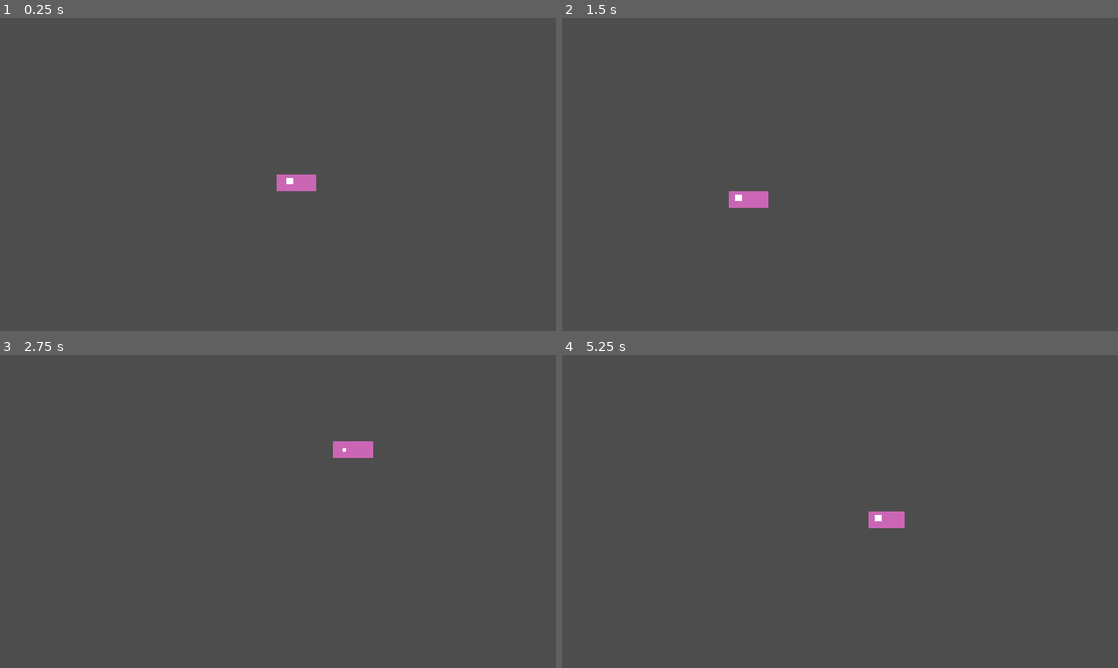
Above: before the commit, frames 1-4 (two rows, left to right).
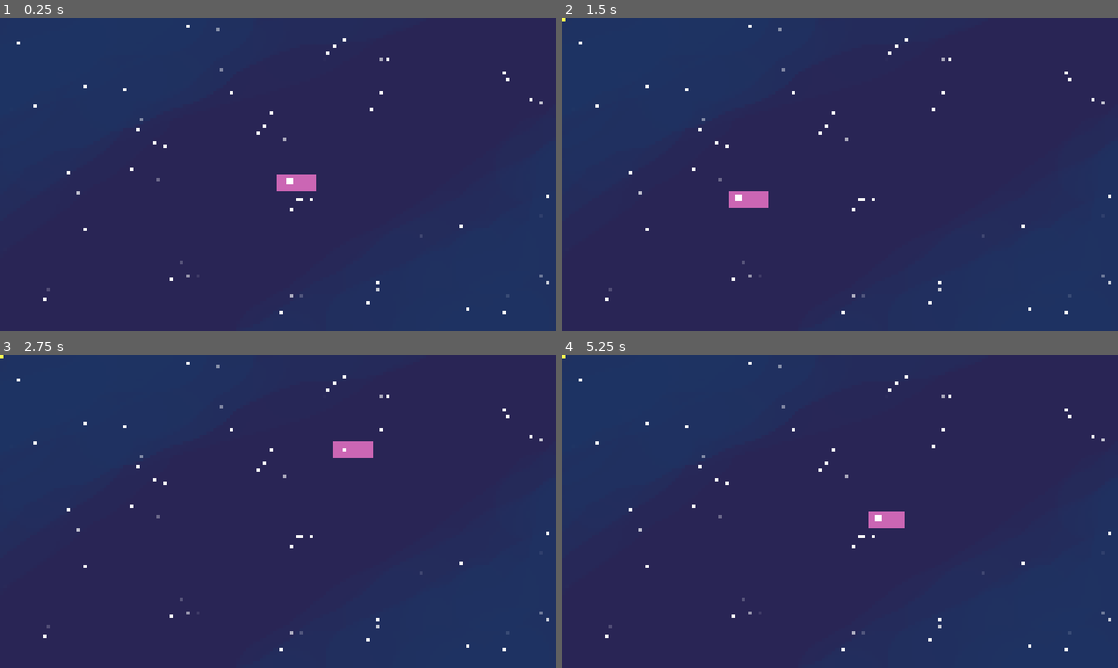
Above: after the commit, the same moments.

Repository: Tass2T/halloween-tireur
Game: Godot game, scene res://game.tscn
The game is run twice, just before and just after one commit, with the same random seed, the same clock (stepped at 60 frames per second) and the same inputs.
Inputs (mouse positions are in pixels of both pictures, inside the frame that each line leads up to):
- Up to frame 1 (0.25 s): no input
- Up to frame 2 (1.5 s): tap Enter at 0.5 s; move the mouse to (962, 158) at 0.52 s; click (962, 158) at 0.6 s; tap Space at 1.25 s; move the mouse to (728, 190) at 1.27 s; click (728, 190) at 1.35 s
- Up to frame 3 (2.75 s): tap Enter at 2 s; move the mouse to (333, 442) at 2.02 s; click (333, 442) at 2.1 s
- Up to frame 4 (5.25 s): tap Space at 2.75, 4.25 s; move the mouse to (812, 574) at 2.77 s; click (812, 574) at 2.85 s; tap Enter at 3.5 s; move the mouse to (1006, 558) at 3.52 s; click (1006, 558) at 3.6 s; move the mouse to (673, 464) at 4.27 s; click (673, 464) at 4.35 s; move the mouse to (867, 511) at 5.02 s; click (867, 511) at 5.1 s

The runs differ from the first frame. In frame 1, 100% of the frame differs, in the area x 0-100%, y 0-100%; in frame 2, 100%; in frame 3, 100%; in frame 4, 100%.

Commit message:
added stuff

Diff:
--- a/game.tscn
+++ b/game.tscn
@@ -1,12 +1,21 @@
-[gd_scene load_steps=3 format=3 uid="uid://d3p3jkrs5bvx5"]
+[gd_scene load_steps=5 format=3 uid="uid://d3p3jkrs5bvx5"]
 
 [ext_resource type="PackedScene" uid="uid://dqb7x3w45j408" path="res://scenes/player.tscn" id="1_80nbo"]
 [ext_resource type="Script" uid="uid://diwa324ypvf0p" path="res://scripts/level_one.gd" id="1_e2o6t"]
+[ext_resource type="Texture2D" uid="uid://builmgv7fvpii" path="res://assets/fond.png" id="3_feb5d"]
+[ext_resource type="Script" uid="uid://cfi2itxtrxns5" path="res://scripts/bullets_manager.gd" id="4_fc0e3"]
 
 [node name="Game" type="Node2D"]
 
 [node name="LevelOne" type="Node2D" parent="."]
 script = ExtResource("1_e2o6t")
 
+[node name="Fond" type="Sprite2D" parent="LevelOne"]
+position = Vector2(1927, 1085)
+texture = ExtResource("3_feb5d")
+
 [node name="Player" parent="LevelOne" instance=ExtResource("1_80nbo")]
 position = Vector2(278, 275)
+
+[node name="BulletsManager" type="Node" parent="LevelOne"]
+script = ExtResource("4_fc0e3")
--- a/project.godot
+++ b/project.godot
@@ -26,3 +26,11 @@
 [dotnet]
 
 project/assembly_name="halloween-tireur"
+
+[input]
+
+shoot={
+"deadzone": 0.2,
+"events": [Object(InputEventMouseButton,"resource_local_to_scene":false,"resource_name":"","device":-1,"window_id":0,"alt_pressed":false,"shift_pressed":false,"ctrl_pressed":false,"meta_pressed":false,"button_mask":1,"position":Vector2(439, 40),"global_position":Vector2(458, 136),"factor":1.0,"button_index":1,"canceled":false,"pressed":true,"double_click":false,"script":null)
+]
+}
--- /dev/null
+++ b/scenes/bullet.tscn
@@ -0,0 +1,19 @@
+[gd_scene load_steps=3 format=3 uid="uid://bklmc6dp0u0fm"]
+
+[ext_resource type="Script" uid="uid://bsnw4p4auobq5" path="res://scripts/bullet.gd" id="1_mkf8s"]
+
+[sub_resource type="CircleShape2D" id="CircleShape2D_h1aey"]
+radius = 23.0
+
+[node name="Bullet" type="Area2D"]
+script = ExtResource("1_mkf8s")
+
+[node name="CollisionShape2D" type="CollisionShape2D" parent="."]
+shape = SubResource("CircleShape2D_h1aey")
+
+[node name="ColorRect" type="ColorRect" parent="."]
+offset_left = -20.0
+offset_top = -19.0
+offset_right = 20.0
+offset_bottom = 21.0
+color = Color(0.9957656, 1, 0.31805596, 1)
--- a/scenes/player.tscn
+++ b/scenes/player.tscn
@@ -1,6 +1,7 @@
-[gd_scene load_steps=3 format=3 uid="uid://dqb7x3w45j408"]
+[gd_scene load_steps=4 format=3 uid="uid://dqb7x3w45j408"]
 
 [ext_resource type="Script" uid="uid://cnwloabb5qtl1" path="res://scripts/player.gd" id="1_3vyb7"]
+[ext_resource type="Script" uid="uid://cfi2itxtrxns5" path="res://scripts/bullets_manager.gd" id="2_g2els"]
 
 [sub_resource type="CircleShape2D" id="CircleShape2D_u8vuu"]
 radius = 22.022715
@@ -23,3 +24,7 @@
 [node name="CollisionShape2D" type="CollisionShape2D" parent="."]
 position = Vector2(73, 51)
 shape = SubResource("CircleShape2D_u8vuu")
+
+[node name="BulletsManager" type="Node" parent="."]
+script = ExtResource("2_g2els")
+metadata/_custom_type_script = "uid://cfi2itxtrxns5"
--- /dev/null
+++ b/scripts/bullet.gd
@@ -0,0 +1,11 @@
+class_name Bullet extends Node
+
+
+# Called when the node enters the scene tree for the first time.
+func _ready() -> void:
+	pass # Replace with function body.
+
+
+# Called every frame. 'delta' is the elapsed time since the previous frame.
+func _process(delta: float) -> void:
+	pass
--- /dev/null
+++ b/scripts/bullets_manager.gd
@@ -0,0 +1,10 @@
+class_name BulletsManager extends Node
+
+var bulletScene: PackedScene
+
+func _init() -> void:
+	bulletScene = preload("res://scenes/bullet.tscn")
+
+func shootBullet(playerPos: Vector2) -> void:
+	var bulletInstance = bulletScene.instantiate()
+	add_child(bulletInstance)
--- a/scripts/player.gd
+++ b/scripts/player.gd
@@ -1,7 +1,12 @@
 class_name Player extends CharacterBody2D
 
+@onready var bullets_manager: BulletsManager = $BulletsManager
 
 func _physics_process(delta: float) -> void:
 	position = get_global_mouse_position()
 
 	move_and_slide()
+
+func _input(event: InputEvent) -> void:
+	if (event.is_action("shoot")):
+		bullets_manager.shootBullet(position)
Binary file added: assets/fond.png
Not shown, added: assets/fond.png.import
Not shown, added: scripts/bullet.gd.uid
Not shown, added: scripts/bullets_manager.gd.uid
